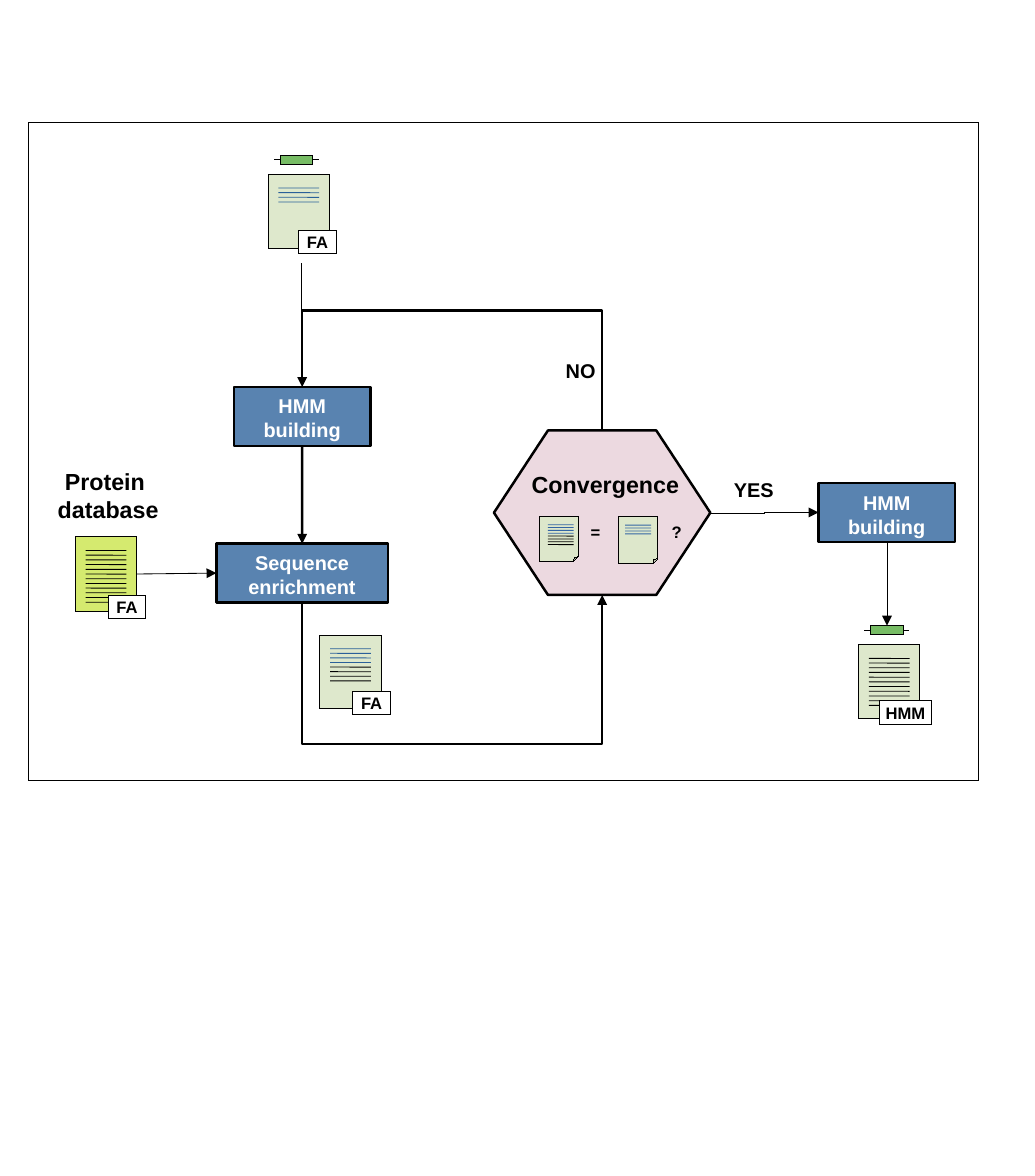
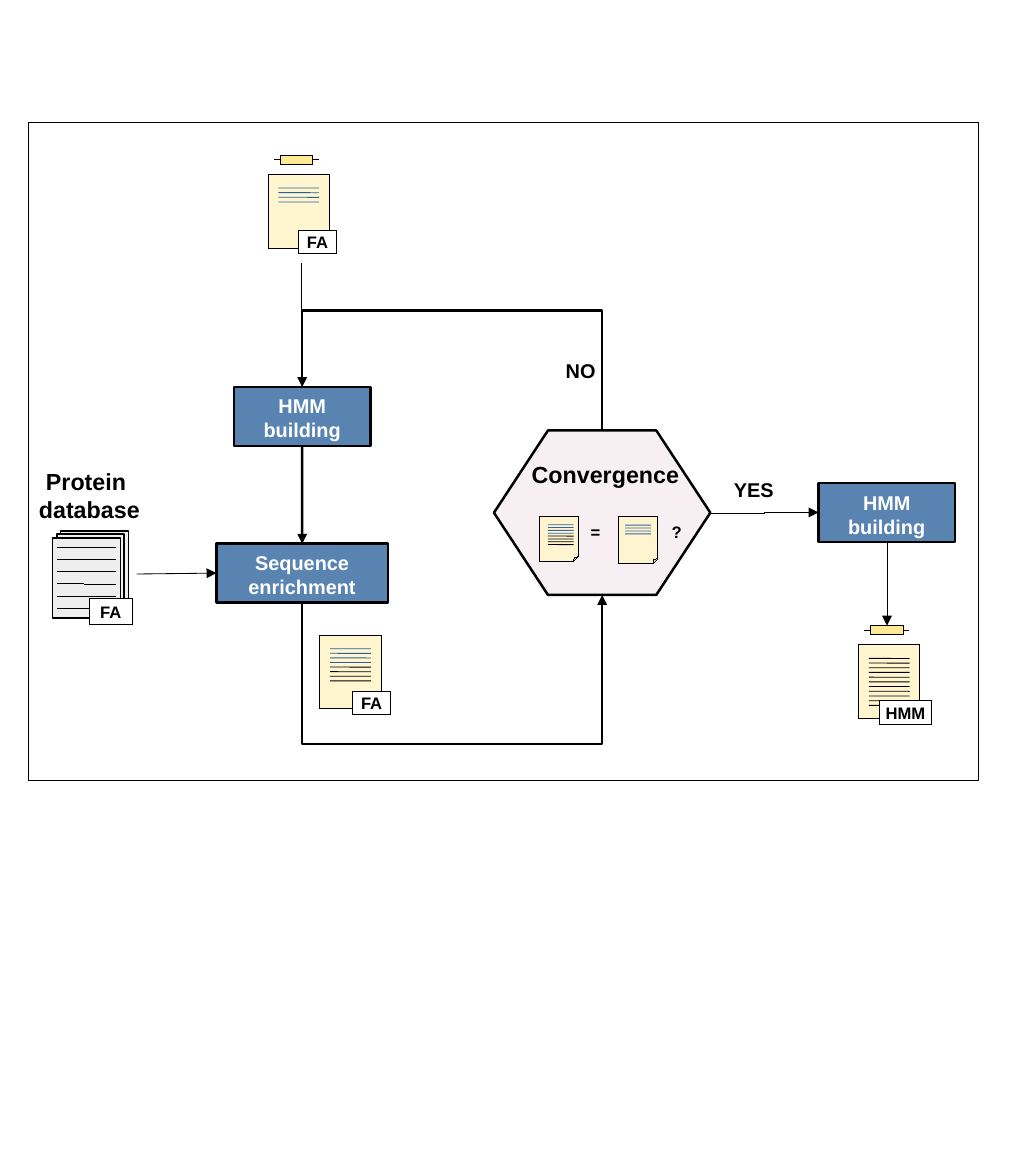
Before and after one commit to nchePortfolio/cusProSe, a slide deck: slide 2 of docs/iterhmmbuild/pipeline.odp. Drawn at 1035x1176 pixels with LibreOffice and Linux fonts; fonts in the diff are those of the drawing. Boxes give left, top, right and bottom in pixels: in the first picture for what was removed or moved away, otherwise in the second. Text is boxed around its words. In the diff, an @@ line names an element or a change of style, - is before the commit and + after.

```diff
--- a/docs/iterhmmbuild/pipeline.odp
+++ b/docs/iterhmmbuild/pipeline.odp
@@ rectangle at <box>280,155,313,165</box>: fill #77BC65 to #FFE994 @@
@@ hexagon at <box>494,430,710,595</box>: fill #E0C2CD at 61% opacity to #E0C2CD at 25% opacity @@
@@ text "Protein": place and size @@
-text "Protein" at <box>58,473,159,519</box>
+text "Protein" at <box>39,473,140,519</box>
@@ text "Convergence": place and size @@
-text "Convergence" at <box>532,476,679,498</box>
+text "Convergence" at <box>532,465,679,488</box>
@@ rectangle added at <box>53,538,121,618</box>, fill #EEEEEE, outline #000000 0.99 pt @@
@@ rectangle added at <box>56,534,124,614</box>, fill #EEEEEE, outline #000000 0.99 pt @@
@@ rectangle added at <box>61,531,129,611</box>, fill #EEEEEE, outline #000000 0.99 pt @@
@@ line moved from (86, 561) - (127, 561) to (57, 559) - (115, 559) @@
@@ line (57, 559) - (115, 559): stroke #000000 0.51 pt to #000000 0 pt @@
@@ line moved from (86, 551) - (127, 551) to (57, 547) - (115, 547) @@
@@ line (57, 547) - (115, 547): stroke #000000 0.51 pt to #000000 0 pt @@
@@ line moved from (86, 574) - (127, 574) to (57, 572) - (115, 572) @@
@@ line (57, 572) - (115, 572): stroke #000000 0.51 pt to #000000 0 pt @@
@@ line moved from (86, 583) - (127, 583) to (57, 584) - (115, 584) @@
@@ line (57, 584) - (115, 584): stroke #000000 0.51 pt to #000000 0 pt @@
@@ line moved from (86, 598) - (127, 598) to (57, 596) - (115, 596) @@
@@ line (57, 596) - (115, 596): stroke #000000 0.51 pt to #000000 0 pt @@
@@ group removed at <box>75,537,136,612</box>: 6 lines, 1 folded corner @@
@@ rectangle "FA": place and size @@
-rectangle "FA" at <box>109,595,146,619</box>
+rectangle "FA" at <box>90,599,133,625</box>
@@ line moved from (86, 602) - (127, 602) to (57, 608) - (115, 608) @@
@@ line (57, 608) - (115, 608): stroke #000000 0.51 pt to #000000 0 pt @@
@@ rectangle at <box>870,626,904,636</box>: fill #77BC65 to #FFE994 @@
@@ fill #DDE8CB at 97% opacity to #FFF5CE at 97% opacity in 5 elements at <box>320,635,381,708</box>, <box>619,516,657,564</box>, <box>539,516,577,562</box>, <box>268,174,329,249</box>, <box>859,644,920,718</box> @@
```
Also in this commit, not shown: 1 other slide changed, 1 slide added, 4 other files.
